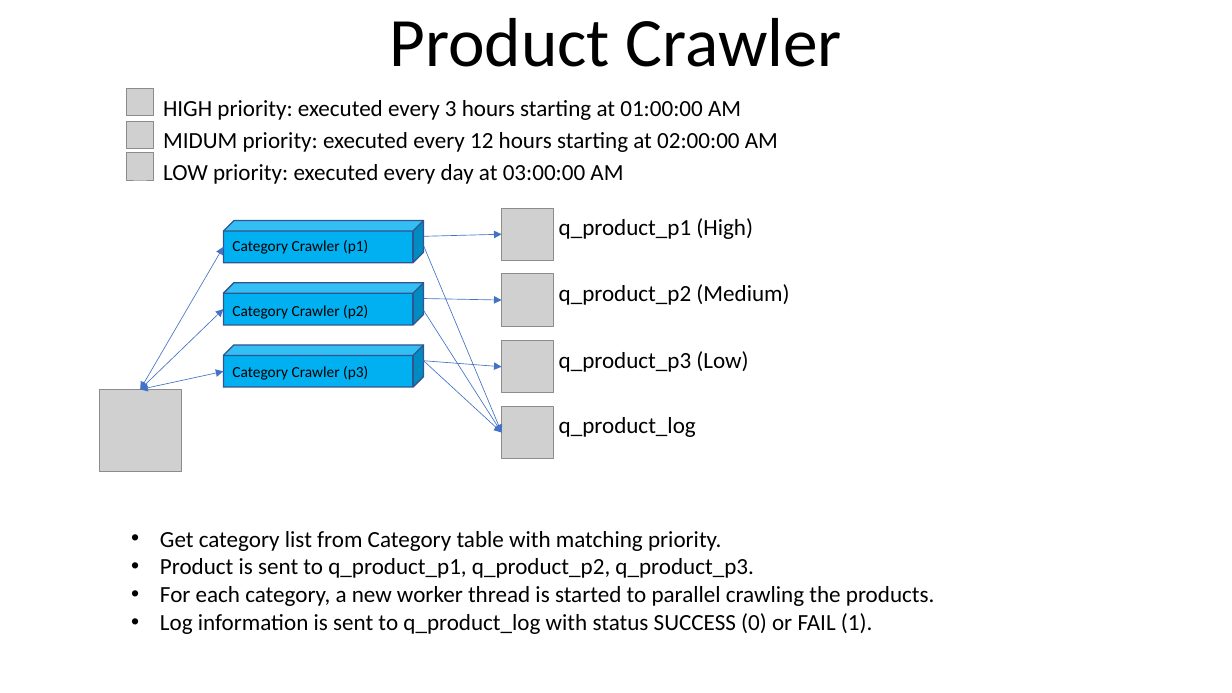
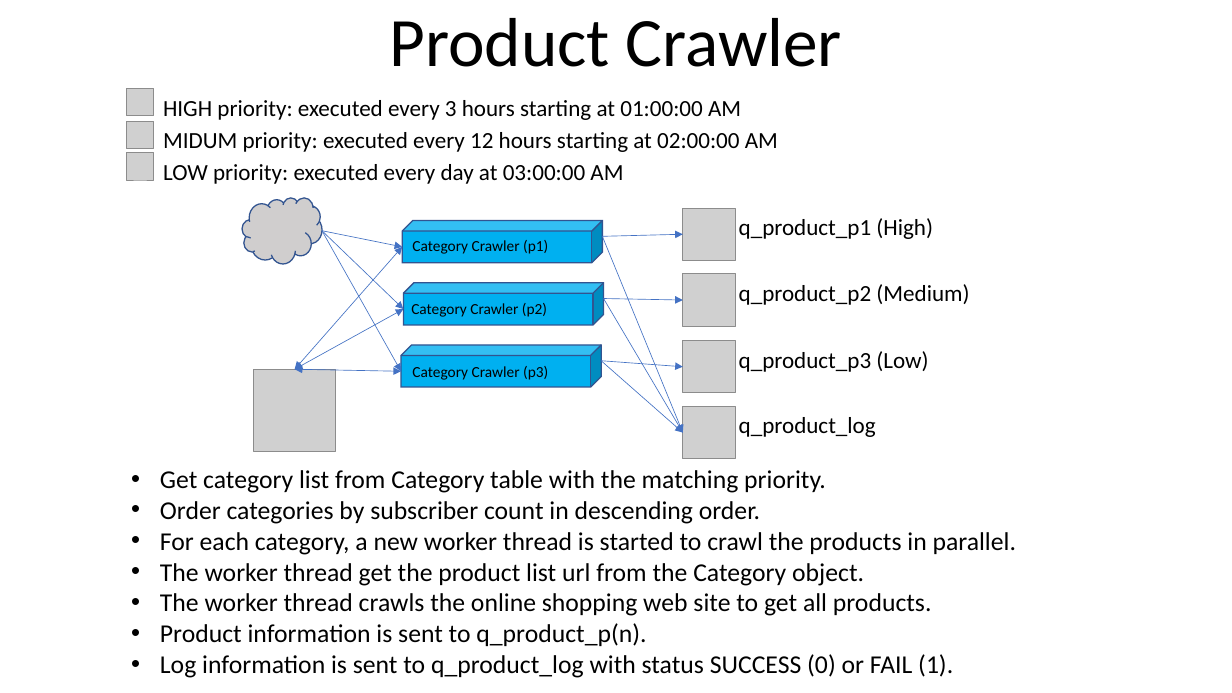
Before and after one commit to youhusky/price-monitoring-system, a slide deck: slide 4 of PriceMonitoringDesign.pptx. Drawn at 1232x693 pixels with LibreOffice and Linux fonts; fonts in the diff are those of the drawing; grey boxes stand for pictures. Boxes give left, top, right and bottom in pixels: in the first picture for what was removed or moved away, otherwise in the second. Text is boxed around its words. In the diff, an @@ line names an element or a change of style, - is before the commit and + after.

```diff
--- a/PriceMonitoringDesign.pptx
+++ b/PriceMonitoringDesign.pptx
@@ cloud added at [242,198,323,263], fill #D0CECE, outline #325491 1 pt @@
@@ arrow added from (322, 231) to (402, 247), #4472C4 0.5 pt @@
@@ arrow added from (322, 231) to (404, 310), #4472C4 0.5 pt @@
@@ arrow added from (322, 231) to (401, 372), #4472C4 0.5 pt @@
@@ arrow moved from (423, 246) - (502, 433) to (603, 237) - (683, 433) @@
@@ double arrow moved from (224, 247) - (140, 389) to (402, 247) - (295, 370) @@
@@ arrow moved from (423, 311) - (502, 433) to (604, 299) - (683, 433) @@
@@ double arrow moved from (224, 310) - (140, 389) to (404, 310) - (295, 370) @@
@@ cube: place and size @@
-cube at [224,345,424,387]
+cube at [401,345,602,387]
@@ picture: place and size @@
-picture at [99,389,181,471]
+picture at [254,370,336,452]
@@ double arrow moved from (224, 372) - (140, 389) to (401, 372) - (295, 370) @@
@@ 7 texts, 4 pictures, 4 arrows, 2 cubes: place and size @@
-7 texts, 4 pictures, 4 arrows, 2 cubes at [224,208,789,459]
+7 texts, 4 pictures, 4 arrows, 2 cubes at [402,208,969,459]
@@ text "Get category list from Category ...": place and size @@
-text "Get category list from Category ..." at [160,531,935,634]
+text "Get category list from Category ..." at [160,470,1016,678]
@@ text at [160,470,1016,646]: text changed; size 18 to 20 pt @@
-• Get category list from Category table with matching priority.
-• Product is sent to q_product_p1, q_product_p2, q_product_p3.
-• For each category, a new worker thread is started to parallel crawling the products.
+• Get category list from Category table with the matching priority.
+• Order categories by subscriber count in descending order.
+• For each category, a new worker thread is started to crawl the products in parallel.
+• The worker thread get the product list url from the Category object.
+• The worker thread crawls the online shopping web site to get all products.
+• Product information is sent to q_product_p(n).
@@ text at [160,654,953,678]: size 18 to 20 pt in "Log information is sent to q_product_log with ..." @@
```
Also in this commit, not shown: 3 other slides changed, 6 slides added, 7 slides removed.
